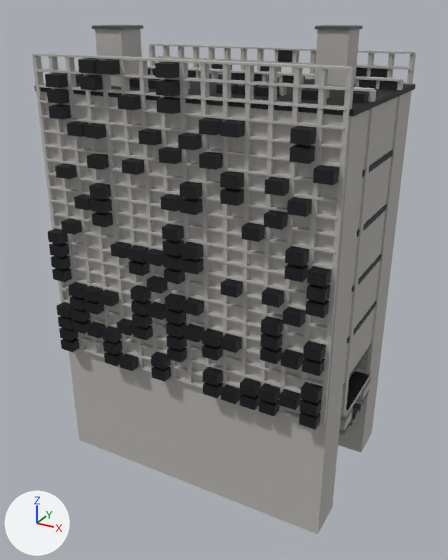
Two versions of the FBX model Assets/_Project/04.Art/02.Models/Megastructure/SM_Mega_Citadel.fbx, one commit apart.
Both versions are drawn from a camera (50 mm lens) standing at (119.0, -219.0, 179.0) and looking at (1.0, -4.0, 71.0). Arrows for +X, +Y and +Z are at lower left; the lights stay in place. The first picture is the older version. Where no turn or scale is listed for an object, it has been applied to the vertices. Vertices at exactly the same position are counted once.

Objects in the first picture: 'SM_Mega_Citadel'.
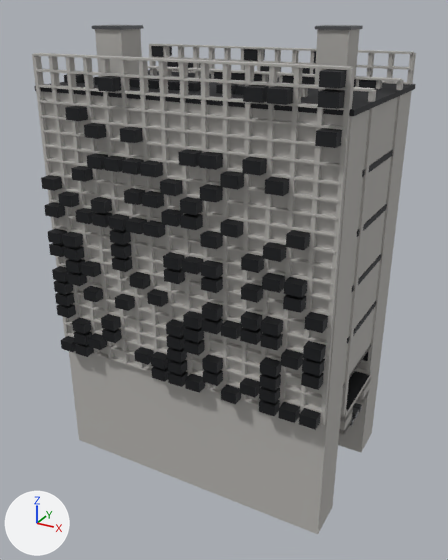
Patch to the scene script:
```diff
--- a/Assets/_Project/04.Art/02.Models/Megastructure/SM_Mega_Citadel.fbx.py
+++ b/Assets/_Project/04.Art/02.Models/Megastructure/SM_Mega_Citadel.fbx.py
@@ me_sm_mega_citadel @@
 # used by ob_sm_mega_citadel; location = (0.0, 0.0, 0.0)
-me_sm_mega_citadel.from_pydata(...)  # 12108 vertices, 9102 faces; spans x -63.0..63.0, y -43.0..43.0, z -14.0..173.0
+me_sm_mega_citadel.from_pydata(...)  # 12460 vertices, 9366 faces; spans x -63.0..63.0, y -43.0..43.0, z -14.0..173.0
+# me_sm_mega_citadel part 1: 586 loose pieces with 4688 vertices, spanning x -61.0..61.0, y -43.0..43.0, z 33.0..163.0, are deleted
+# me_sm_mega_citadel part 2: 2720 vertices added at x -61.0..61.0, y 16.0..43.0, z 33.0..163.0
+# me_sm_mega_citadel part 3: 2320 vertices added at x -61.0..61.0, y -43.0..-16.0, z 41.0..163.0
+# other edits to the shape of me_sm_mega_citadel do not show in these pictures
 me_sm_mega_citadel.materials.append(mat_m_mega_concrete)
```

Where the change shows, as pixel boxes (x1, y1, x2, y2) in the pictures (448 x 560 px):
part 1 of me_sm_mega_citadel, deleted
    before: (45, 50, 398, 417)
part 2 of me_sm_mega_citadel, added (mostly hidden)
    after: (151, 46, 369, 361)
part 3 of me_sm_mega_citadel, added
    after: (41, 69, 347, 423)
